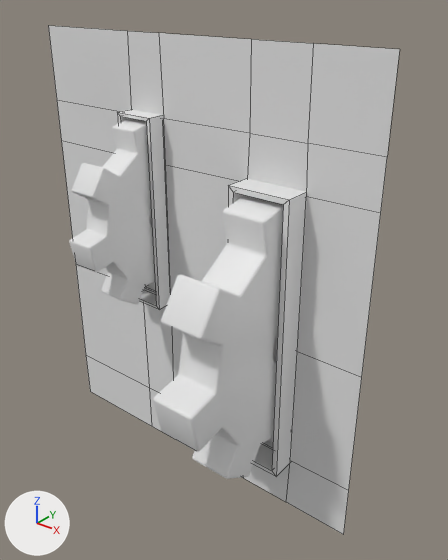
Before and after pictures for a commit that changed the FBX model Assets/Visual/Models/Environment Models/Cliff Stuff/Pillars/Pillars BG/Industry_Cogs_Outside_Vert.fbx.
Rendered twice from a 50 mm camera at (3.95, -4.56, -0.05) aimed at (0.25, 0.07, -2.92). Lighting does not change. The marker at lower left points along +X, +Y and +Z. Mesh edges are drawn as thin lines on the coarser meshes.

Objects in the first picture: 'Cog Template.003', 'Cog Template.004', 'Cube.011', 'Cube.012', 'Side BG Panel.003'.
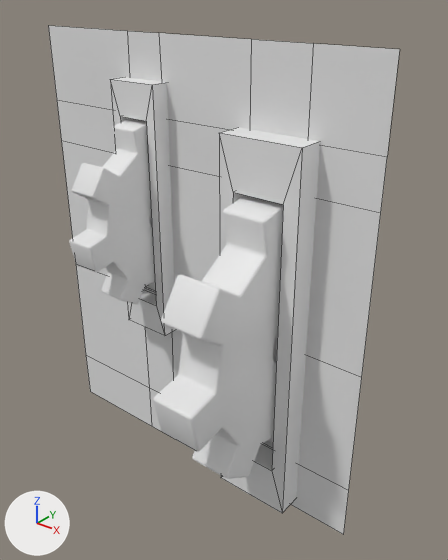
Where the change shows, as pixel boxes (x1, y1, x2, y2) in the pictures (448 x 560 px):
'Cube.011', reshaped (27% wider, 29% taller)
    before: (228, 178, 307, 477)
    after: (219, 127, 320, 513)
'Cube.012', reshaped (22% wider, 30% taller)
    before: (117, 110, 171, 309)
    after: (110, 77, 176, 336)

Edits to the bpy script that builds the scene:
```text
Change me_cube_033:
    where me_cube_033.from_pydata(...)  # 16 vertices, 16 faces; spans x 0.67..1.31, y -0.4..0.15, z -4.68..-1.69
    used by ob_cube_011; location = (0.0, 0.0, 0.0)
    me_cube_033 part 1
    me_cube_033.vertices[8].co: (0.67, -0.4, -1.69) -> (0.58, -0.4, -1.24)  # pixel (228, 185) -> pixel (219, 132)
    me_cube_033.vertices[9].co: (1.31, -0.4, -1.69) -> (1.41, -0.4, -1.24)  # pixel (289, 199) -> pixel (302, 147)
    me_cube_033.vertices[10].co: (1.31, -0.4, -4.68) -> (1.41, -0.4, -5.12)  # pixel (276, 476) -> pixel (282, 513)
    me_cube_033.vertices[11].co: (0.67, -0.4, -4.68) -> (0.58, -0.4, -5.12)  # not seen -> pixel (220, 477)
    me_cube_033.vertices[12].co: (1.31, 0.15, -1.69) -> (1.41, 0.15, -1.24)
    me_cube_033.vertices[13].co: (0.67, 0.15, -1.69) -> (0.58, 0.15, -1.24)
    me_cube_033.vertices[14].co: (1.31, 0.15, -4.68) -> (1.41, 0.15, -5.12)
    me_cube_033.vertices[15].co: (0.67, 0.15, -4.68) -> (0.58, 0.15, -5.12)
Change me_cube_034:
    where me_cube_034.from_pydata(...)  # 16 vertices, 16 faces; spans x -0.8..-0.35, y -0.32..0.06, z -3.31..-1.24
    used by ob_cube_012; location = (0.0, 0.0, 0.0)
    me_cube_034 part 2
    me_cube_034.vertices[8].co: (-0.8, -0.32, -1.24) -> (-0.87, -0.32, -0.93)  # pixel (117, 112) -> pixel (110, 79)
    me_cube_034.vertices[9].co: (-0.35, -0.32, -1.24) -> (-0.29, -0.32, -0.93)  # pixel (149, 118) -> pixel (152, 84)
    me_cube_034.vertices[10].co: (-0.35, -0.32, -3.31) -> (-0.29, -0.32, -3.63)  # pixel (159, 309) -> pixel (164, 335)
    me_cube_034.vertices[11].co: (-0.8, -0.32, -3.31) -> (-0.87, -0.32, -3.63)  # not seen -> pixel (128, 319)
    me_cube_034.vertices[12].co: (-0.35, 0.06, -1.24) -> (-0.29, 0.06, -0.93)
    me_cube_034.vertices[13].co: (-0.8, 0.06, -1.24) -> (-0.87, 0.06, -0.93)
    me_cube_034.vertices[14].co: (-0.35, 0.06, -3.31) -> (-0.29, 0.06, -3.63)
    me_cube_034.vertices[15].co: (-0.8, 0.06, -3.31) -> (-0.87, 0.06, -3.63)
```
